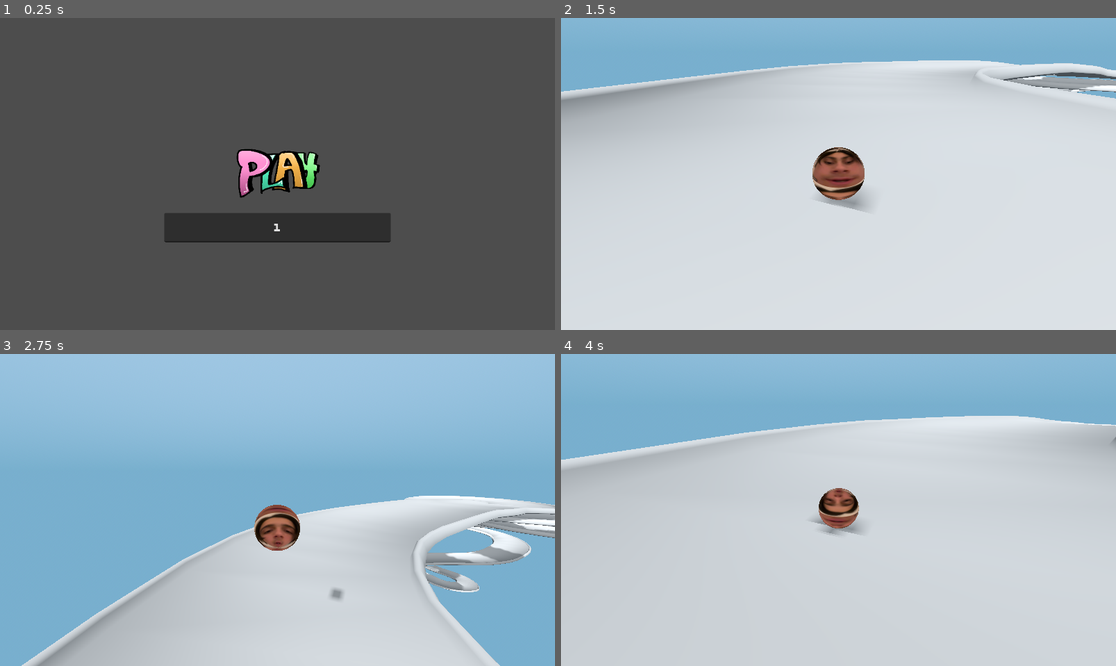
Above: before the commit, frames 1-4 (two rows, left to right).
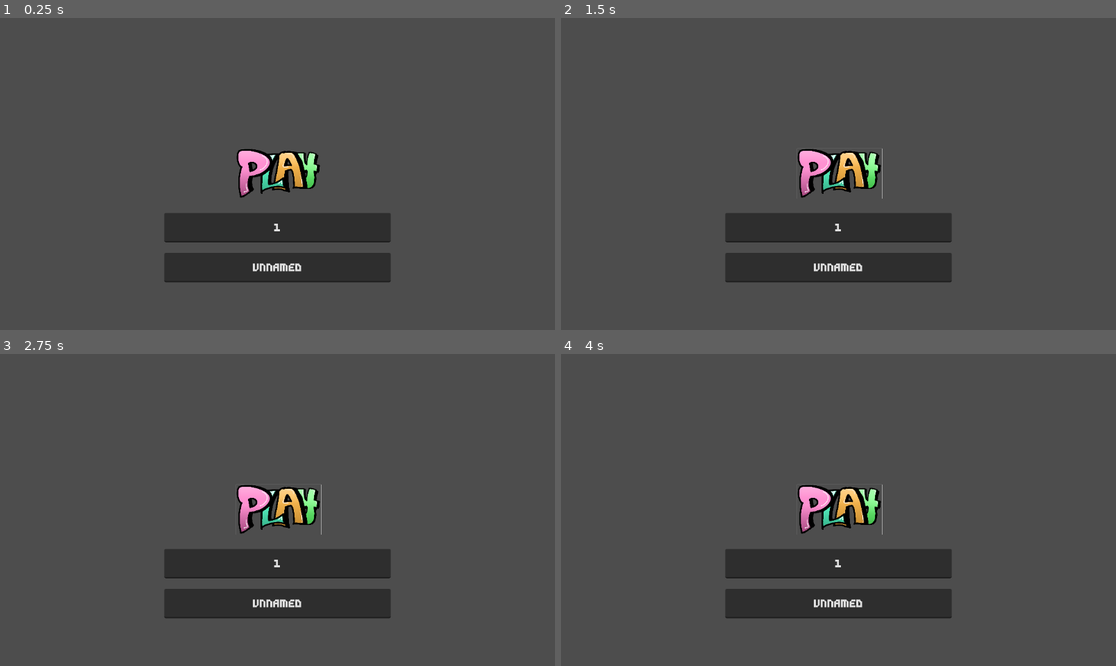
Above: after the commit, the same moments.

Repository: SilverSpace505/ball
Game: Godot game, scene res://main_menu.tscn
Two runs of this game, one before a commit and one after it. Both use one fixed random seed, a clock stepped at 60 frames per second and the inputs below.
Inputs (mouse positions are in pixels of both pictures, inside the frame that each line leads up to):
- Up to frame 1 (0.25 s): no input
- Up to frame 2 (1.5 s): click (838, 174) at 0.5 s; click (838, 174) at 1.27 s
- Up to frame 3 (2.75 s): tap Enter (ui_accept) at 2 s; move the mouse to (305, 510) at 2.02 s; hold Up (ui_up) from 2.03 s (still down); hold W (go) from 2.03 s (still down); click (305, 510) at 2.17 s; tap Space (jump) at 2.27 s
- Up to frame 4 (4 s): keep holding Up (ui_up); move the mouse to (810, 510) at 2.77 s; release W (go) at 2.78 s; tap S (slow) at 2.85 s; tap Space (jump) at 3.02 s; move the mouse to (849, 503) at 3.52 s; hold W (go) from 3.53 s (still down)

The runs differ from the first frame. In frame 1, 3.8% of the frame differs, in the area x 29-71%, y 75-85%; in frame 2, 100%; in frame 3, 100%; in frame 4, 100%, in the area x 0-100%, y 0-100%.

Commit message:
usernames + lobbies

Diff:
--- a/global.gd
+++ b/global.gd
@@ -1,12 +1,19 @@
 extends Node
 
 var seed = 1
+var username = 'Unnamed'
+var race = false
 
-# Called when the node enters the scene tree for the first time.
 func _ready() -> void:
-	pass # Replace with function body.
+	loadData()
 
+func loadData():
+	var config = ConfigFile.new()
+	var err = config.load('user://data.cfg')
+	if err == OK:
+		username = config.get_value('player', 'username', 'Unnamed')
 
-# Called every frame. 'delta' is the elapsed time since the previous frame.
-func _process(delta: float) -> void:
-	pass
+func saveData():
+	var config = ConfigFile.new()
+	config.set_value('player', 'username', username)
+	config.save('user://data.cfg')
--- a/main_menu.gd
+++ b/main_menu.gd
@@ -1,13 +1,24 @@
 extends Control
 
-@export var seedInput: LineEdit
+@export var lobby: LineEdit
+@export var username: LineEdit
+@export var race: CheckBox
 
 func _ready() -> void:
-	seedInput.text = str(Global.seed)
+	lobby.text = str(Global.seed)
+	username.text = Global.username
 
 func _on_play_button_down() -> void:
-	get_tree().change_scene_to_file("res://game.tscn")
+	Network.client.emit('join', [str(Global.seed), race.button_pressed])
+	#get_tree().change_scene_to_file("res://game.tscn")
 
-func _on_seed_text_changed(new_text: String) -> void:
+func _on_lobby_text_changed(new_text: String) -> void:
 	if int(new_text):
 		Global.seed = int(new_text)
+
+func _on_username_text_changed(new_text: String) -> void:
+	Global.username = new_text
+	Global.saveData()
+
+func _on_race_toggled(toggled_on: bool) -> void:
+	Global.race = toggled_on
--- a/main_menu.tscn
+++ b/main_menu.tscn
@@ -3,7 +3,7 @@
 [ext_resource type="Script" uid="uid://dx32ny7ktawxe" path="res://main_menu.gd" id="1_7vrkn"]
 [ext_resource type="Texture2D" uid="uid://t7vmhvl2x8jk" path="res://play button.png" id="2_fu7sn"]
 
-[node name="main menu" type="Control" node_paths=PackedStringArray("seedInput")]
+[node name="main menu" type="Control" node_paths=PackedStringArray("lobby", "username", "race")]
 layout_mode = 3
 anchors_preset = 15
 anchor_right = 1.0
@@ -11,7 +11,9 @@
 grow_horizontal = 2
 grow_vertical = 2
 script = ExtResource("1_7vrkn")
-seedInput = NodePath("seed")
+lobby = NodePath("lobby")
+username = NodePath("username")
+race = NodePath("race")
 
 [node name="play" type="Button" parent="."]
 layout_mode = 1
@@ -32,7 +34,7 @@
 icon = ExtResource("2_fu7sn")
 flat = true
 
-[node name="seed" type="LineEdit" parent="."]
+[node name="lobby" type="LineEdit" parent="."]
 layout_mode = 1
 anchors_preset = 8
 anchor_left = 0.5
@@ -45,8 +47,45 @@
 offset_bottom = 142.0
 grow_horizontal = 2
 grow_vertical = 2
-placeholder_text = "seed"
+placeholder_text = "lobby"
 alignment = 1
+max_length = 15
+
+[node name="username" type="LineEdit" parent="."]
+layout_mode = 1
+anchors_preset = 8
+anchor_left = 0.5
+anchor_top = 0.5
+anchor_right = 0.5
+anchor_bottom = 0.5
+offset_left = -235.0
+offset_top = 164.0
+offset_right = 235.0
+offset_bottom = 225.0
+grow_horizontal = 2
+grow_vertical = 2
+placeholder_text = "username"
+alignment = 1
+max_length = 15
+
+[node name="race" type="CheckBox" parent="."]
+visible = false
+layout_mode = 1
+anchors_preset = 8
+anchor_left = 0.5
+anchor_top = 0.5
+anchor_right = 0.5
+anchor_bottom = 0.5
+offset_left = 252.0
+offset_top = 93.0
+offset_right = 336.0
+offset_bottom = 117.0
+grow_horizontal = 2
+grow_vertical = 2
+scale = Vector2(1.5, 1.5)
+text = "Race"
 
 [connection signal="button_down" from="play" to="." method="_on_play_button_down"]
-[connection signal="text_changed" from="seed" to="." method="_on_seed_text_changed"]
+[connection signal="text_changed" from="lobby" to="." method="_on_lobby_text_changed"]
+[connection signal="text_changed" from="username" to="." method="_on_username_text_changed"]
+[connection signal="toggled" from="race" to="." method="_on_race_toggled"]
--- a/network.gd
+++ b/network.gd
@@ -10,10 +10,12 @@
 	'z': 0.0,
 	'rx': 0.0,
 	'ry': 0.0,
-	'rz': 0.0
+	'rz': 0.0,
+	'username': 'Unnamed'
 }
 
 var id = ''
+var lobby = null
 
 var naccumulator = 0
 
@@ -44,7 +46,12 @@
 		id = msg[0]
 	elif event == 'launch':
 		launch.emit(msg[0])
+	elif event == 'joined':
+		lobby = msg[0]
+		get_tree().change_scene_to_file("res://game.tscn")
+
 
 func _on_timer_timeout() -> void:
-	if connected:
+	if connected and lobby != null:
+		data.username = Global.username
 		client.emit('data', data)
--- a/network_player.gd
+++ b/network_player.gd
@@ -1,9 +1,14 @@
 class_name NetworkPlayer
 extends Node3D
+
+@export var mesh: Node3D
+@export var label: Label3D
 
 var isNetworkPlayer = true
 
 var id = ''
+
+var username = 'Unnamed'
 
 var x = 0
 var lx = 0
@@ -35,6 +40,8 @@
 	return lerp(last, current, accumulator / (1 / tickrate))
 
 func _process(_delta: float) -> void:
+	label.text = username
+
 	#do some weird interpolation stuff using the accumulator from network.gd
 	position.x = interpVar(x, lx, 10, Network.naccumulator)
 	position.y = interpVar(y, ly, 10, Network.naccumulator)
@@ -45,4 +52,4 @@
 
 	var multiply = Network.naccumulator / (1.0 / 10.0)
 
-	quaternion = lastQuat.slerp(quat, multiply)
+	mesh.quaternion = lastQuat.slerp(quat, multiply)
--- a/network_player.tscn
+++ b/network_player.tscn
@@ -17,11 +17,13 @@
 [sub_resource type="SphereShape3D" id="SphereShape3D_3vexw"]
 radius = 1.0
 
-[node name="networkPlayer" type="StaticBody3D"]
+[node name="networkPlayer" type="StaticBody3D" node_paths=PackedStringArray("mesh", "label")]
 transform = Transform3D(0.075, 0, 0, 0, 0.075, 0, 0, 0, 0.075, 0, 0, 0)
 collision_layer = 3
 collision_mask = 3
 script = ExtResource("1_j6rbc")
+mesh = NodePath("MeshInstance3D")
+label = NodePath("Label3D")
 
 [node name="MeshInstance3D" type="MeshInstance3D" parent="."]
 transform = Transform3D(-4.371139e-08, 0, 1, 0, 1, 0, -1, 0, -4.371139e-08, 0, 0, 0)
@@ -29,3 +31,8 @@
 
 [node name="CollisionShape3D" type="CollisionShape3D" parent="."]
 shape = SubResource("SphereShape3D_3vexw")
+
+[node name="Label3D" type="Label3D" parent="."]
+transform = Transform3D(1, 0, 0, 0, 1, 0, 0, 0, 1, 0, 1.3718, 0)
+billboard = 1
+font_size = 64
--- a/player.gd
+++ b/player.gd
@@ -2,6 +2,8 @@
 extends CharacterBody3D
 
 @export var camera: Camera
+@export var username: Label3D
+@export var mesh: Node3D
 
 @export var speed = 0.05
 @export var jumpHeight = 5
@@ -20,6 +22,7 @@
 #@export var mouseSens = 1000
 func _ready() -> void:
 	Network.launch.connect(_launch)
+	username.text = Global.username
 
 func _process(delta: float) -> void:
 	# get mouse to be used :O
@@ -50,8 +53,8 @@
 	velocity.z -= wasd.z * speed * addSpeed
 
 	#rotate player by velocity
-	rotate(Vector3(0, 0, 1), -velocity.x / 10 / 5)
-	rotate(Vector3(1, 0, 0), velocity.z / 10 / 5)
+	mesh.rotate(Vector3(0, 0, 1), -velocity.x / 10 / 5)
+	mesh.rotate(Vector3(1, 0, 0), velocity.z / 10 / 5)
 
 	#friction
 	velocity.x *= 0.99
@@ -95,9 +98,9 @@
 	Network.data.y = position.y
 	Network.data.z = position.z
 
-	Network.data.rx = rotation.x
-	Network.data.ry = rotation.y
-	Network.data.rz = rotation.z
+	Network.data.rx = mesh.rotation.x
+	Network.data.ry = mesh.rotation.y
+	Network.data.rz = mesh.rotation.z
 
 func _input(event):
 	if Input.mouse_mode == Input.MOUSE_MODE_CAPTURED:
--- a/player.tscn
+++ b/player.tscn
@@ -17,8 +17,10 @@
 [sub_resource type="SphereShape3D" id="SphereShape3D_4flbx"]
 radius = 1.0
 
-[node name="player" type="CharacterBody3D"]
+[node name="player" type="CharacterBody3D" node_paths=PackedStringArray("username", "mesh")]
 script = ExtResource("1_4flbx")
+username = NodePath("Label3D")
+mesh = NodePath("MeshInstance3D")
 
 [node name="MeshInstance3D" type="MeshInstance3D" parent="."]
 transform = Transform3D(-4.371139e-08, 0, 1, 0, 1, 0, -1, 0, -4.371139e-08, 0, 0, 0)
@@ -26,3 +28,8 @@
 
 [node name="CollisionShape3D" type="CollisionShape3D" parent="."]
 shape = SubResource("SphereShape3D_4flbx")
+
+[node name="Label3D" type="Label3D" parent="."]
+transform = Transform3D(1, 0, 0, 0, 1, 0, 0, 0, 1, 0, 1.3718, 0)
+billboard = 1
+font_size = 64
--- a/players.gd
+++ b/players.gd
@@ -30,6 +30,9 @@
 
 		#update the position and rotation of the network player
 		if player in players:
+			if 'username' in data[player]:
+				players[player].username = data[player].username
+
 			players[player].lx = players[player].x
 			players[player].ly = players[player].y
 			players[player].lz = players[player].z
